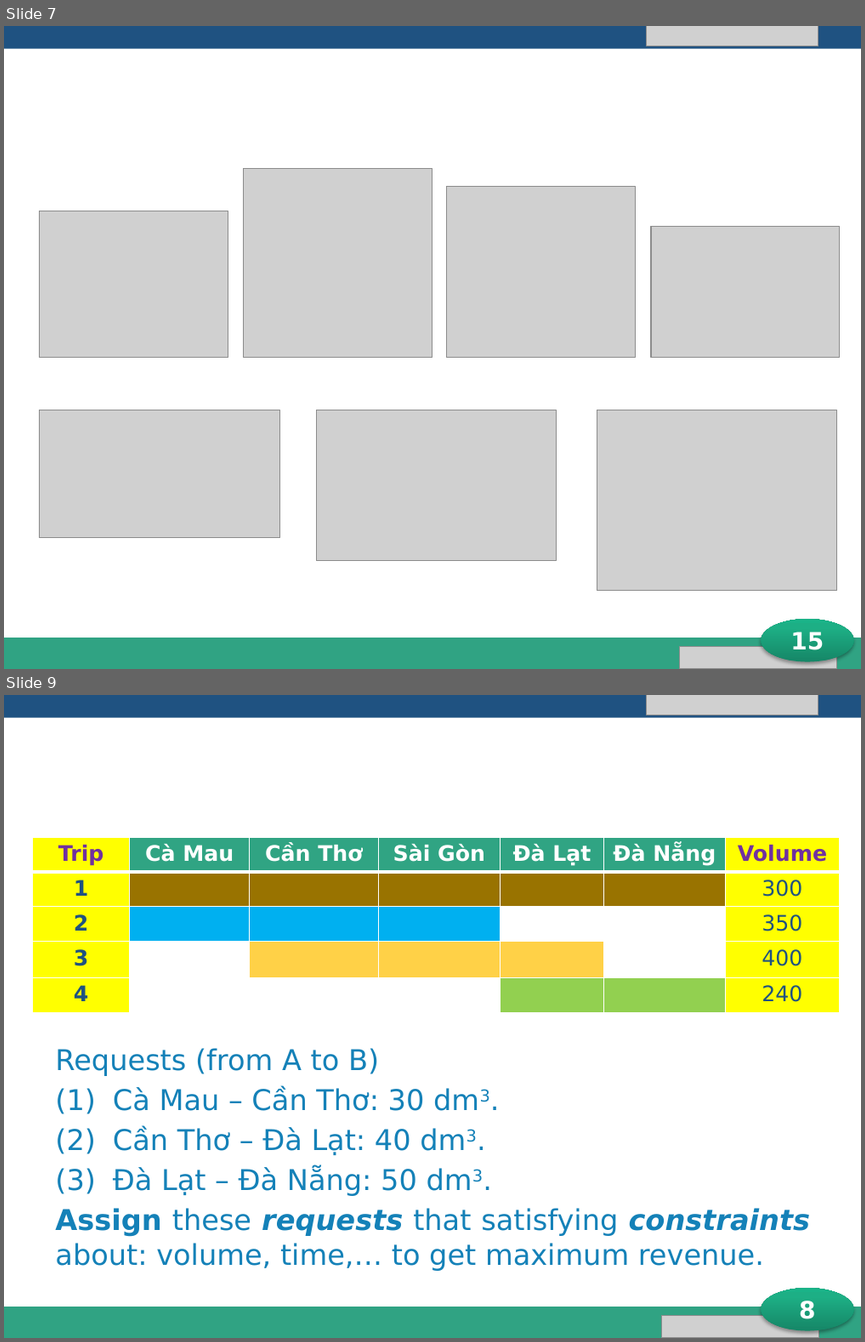
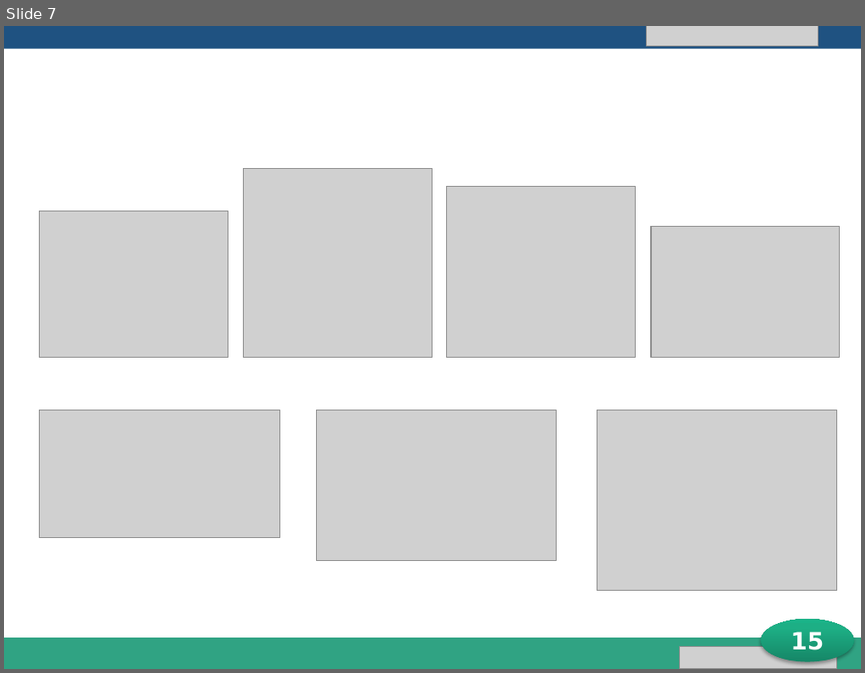
Before and after one commit to longdao2904/capstone-project-teamx, a slide deck: iDeliver presentation.pptx. Shown one above the other, each under a label of ours: slides 7 and 9 before the commit, slide 7 after it; the slides between them are not shown. The pictures are 865x1342 and 865x673 pixels, drawn with LibreOffice and Linux fonts; fonts in the diff are those of the drawing; grey boxes stand for pictures; background and template pictures are left out. Boxes give left, top, right and bottom in pixels: in the first picture for what was removed or moved away, otherwise in the second. Text is boxed around its words. In the diff, an @@ line names an element or a change of style, - is before the commit and + after.

Commit message:
Update

```diff
--- a/iDeliver presentation.pptx
+++ b/iDeliver presentation.pptx
@@ slide 9 removed at <box>4,695,861,1338</box>, background #FFFFFF; not listed: 5 template elements that a slide beside it also shows @@
@@ picture removed at <box>647,695,818,715</box> @@
@@ title removed at <box>46,725,818,788</box> @@
-Problems
@@ table removed at <box>32,837,840,1013</box>, 5 rows, 7 columns @@
-Trip | Cà Mau | Cần Thơ | Sài Gòn | Đà Lạt | Đà Nẵng | Volume
-1 |  |  |  |  |  | 300
-2 |  |  |  |  |  | 350
-3 |  |  |  |  |  | 400
-4 |  |  |  |  |  | 240
@@ text removed at <box>55,1048,811,1270</box> @@
-Requests (from A to B)
-(1) Cà Mau – Cần Thơ: 30 dm3.
-(2) Cần Thơ – Đà Lạt: 40 dm3.
-(3) Đà Lạt – Đà Nẵng: 50 dm3.
-Assign these requests that satisfying constraints about: volume, time,… to get maximum revenue.
@@ ellipse removed at <box>760,1288,853,1331</box> @@
-8
@@ picture removed at <box>661,1315,818,1338</box> @@
```
Also in this commit, not shown: 1 slide changed, 2 slides added.
